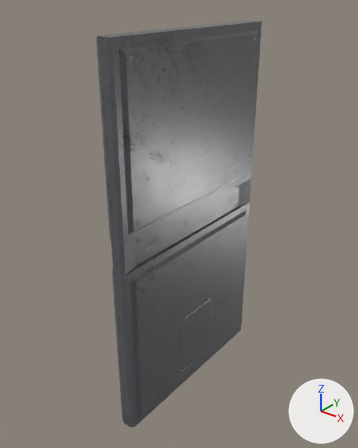
The FBX model data/models/starship_door/starship_door.fbx as it was, and as the next commit left it.
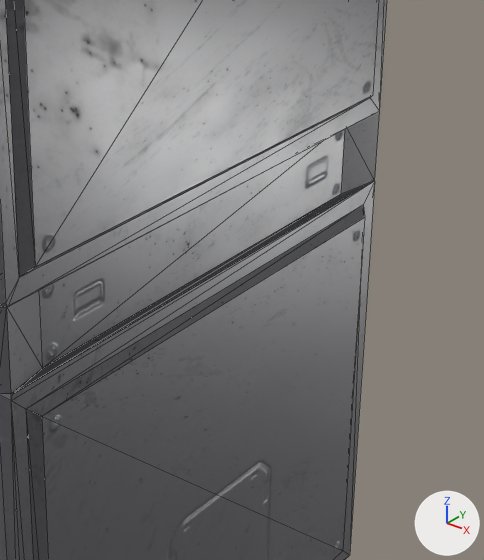
Each version is shown whole from a 50 mm camera at (0.0271, -0.0357, 0.0212) aimed at (-0.0011, -0.0006, -0.0006), then close up on the part from 34% to 80% of the width and 31% to 74% of the height. The axes (+X, +Y, +Z) are drawn at lower right. The lights are the same throughout. The close-ups show mesh edges as thin lines. Where no turn or scale is listed for an object, it has been applied to the vertices.

In view in the first close-up: 'starship_door'.
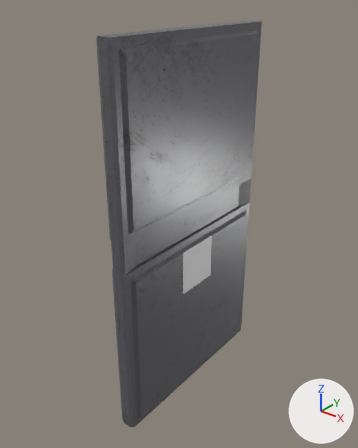
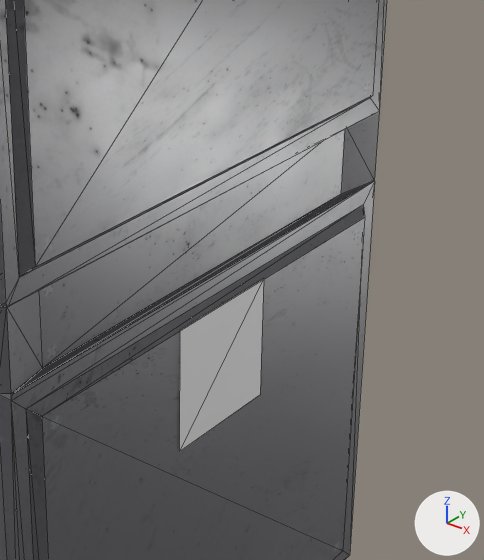
Commit message: add ui display for doors

Changed parts and their boxes (x1, y1, x2, y2) in the close-ups (484 x 560 px):
```json
{"object": "DoorUI1", "change": "added", "after": [179, 279, 264, 452]}
```

The change, as JSON lines over the scene's bpy script:
```json
{"op": "remove", "block": "mat_material__276", "code": "n5 = _N.new('ShaderNodeTexImage'); n5.name = 'Image Texture.003'"}
{"op": "remove", "block": "mat_material__276", "code": "n5.image = img_metaldoor_normal_opengl_png"}
{"op": "remove", "block": "mat_material__276", "code": "n6 = _N.new('ShaderNodeNormalMap'); n6.name = 'Normal Map'"}
{"op": "remove", "block": "mat_material__276", "code": "n6.inputs[0].default_value = 0.3  # 'Strength'"}
{"block": "mat_material__276", "where": "n0 = _N.new('ShaderNodeBsdfPrincipled'); n0.name = 'Principled BSDF'"}
{"op": "remove", "block": "mat_material__276", "code": "_L.new(n5.outputs[0], n6.inputs[1])  # 'Color' to 'Color'"}
{"op": "remove", "block": "mat_material__276", "code": "_L.new(n6.outputs[0], n0.inputs[5])  # 'Normal' to 'Normal'"}
{"op": "add", "block": "me_mesh_002", "code": ["me_mesh_002 = bpy.data.meshes.new('Mesh.002')", "me_mesh_002.from_pydata([(0.0, 0.0024, 0.0024), (0.0, -0.0024, 0.0024), (0.0, 0.0024, -0.0024), (0.0, -0.0024, -0.0024)], [], [(2, 0, 3), (1, 3, 0)])"]}
{"op": "add", "block": "ob_doorui1", "code": ["ob_doorui1 = bpy.data.objects.new('DoorUI1', me_mesh_002)", "ob_doorui1.location = (0.00107, -0.00018, -0.00477)"]}
```
